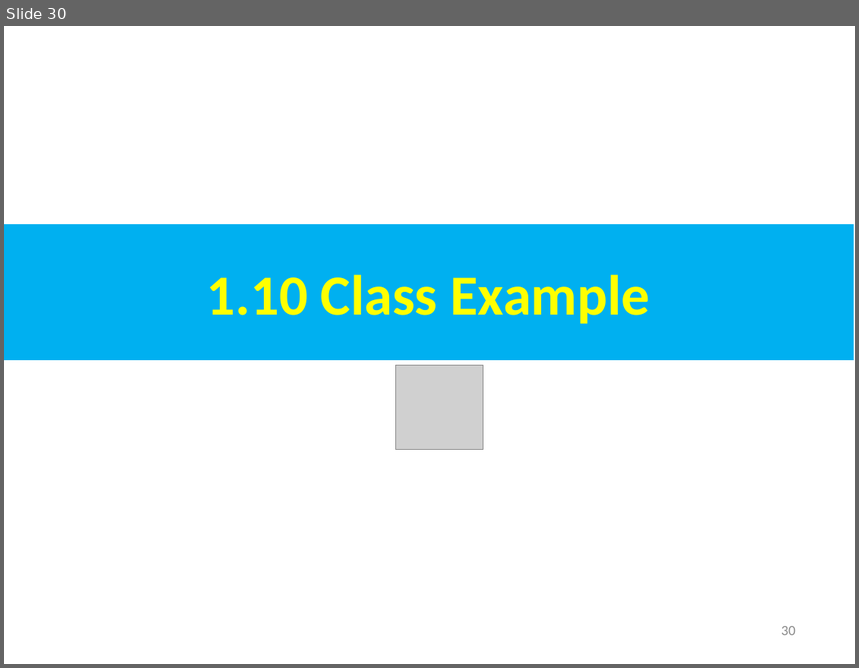
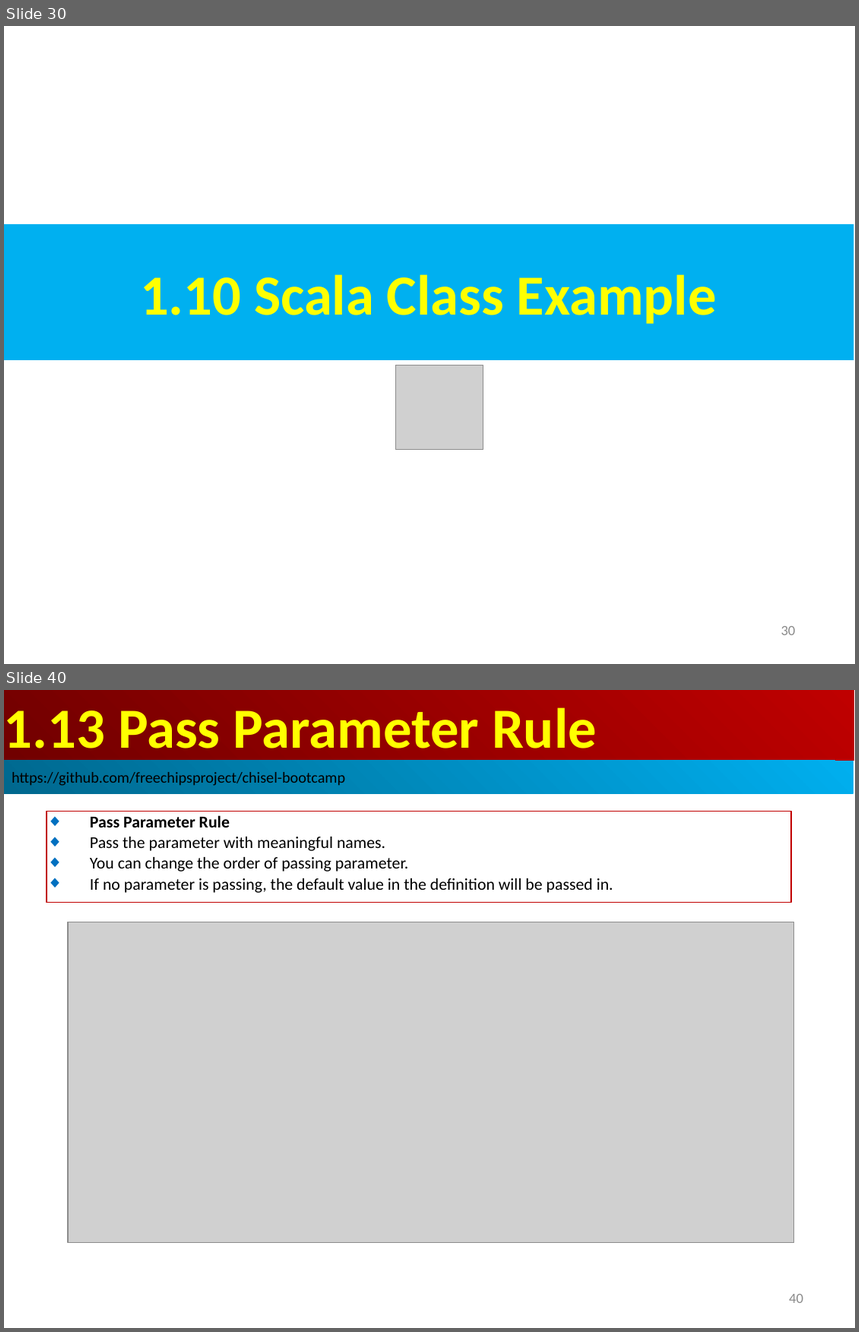
Before and after one commit to peterhchen/AIU_CS800_Chisel, a slide deck: 300_UCB_BC/001_Scala/000_Video/001_Scala.ppt. Shown one above the other, each under a label of ours: slide 30 before the commit, slides 30 and 40 after it; the slides between them are not shown. The pictures are 859x668 and 859x1332 pixels, drawn with LibreOffice and Linux fonts; fonts in the diff are those of the drawing; grey boxes stand for pictures. Boxes give left, top, right and bottom in pixels: in the first picture for what was removed or moved away, otherwise in the second. Text is boxed around its words. In the diff, an @@ line names an element or a change of style, - is before the commit and + after.

```diff
--- a/300_UCB_BC/001_Scala/000_Video/001_Scala.ppt
+++ b/300_UCB_BC/001_Scala/000_Video/001_Scala.ppt
@@ slide 40 added at (4, 690, 855, 1328), background #FFFFFF @@
@@ rectangle added at (4, 690, 854, 761), fill gradient #BF0000 to #710000, 48 pt, text #FFFF00, bold @@
+1.13 Pass Parameter Rule
@@ rectangle added at (4, 761, 854, 794), fill gradient #00AFEF to #00688E, 13 pt, text #000000 @@
+https://github.com/freechipsproject/chisel-bootcamp
@@ rectangle added at (47, 811, 791, 903), outline #C00000 0.74 pt, 14 pt, text #000000 @@
+◆ Pass Parameter Rule
+◆ Pass the parameter with meaningful names.
+◆ You can change the order of passing parameter.
+◆ If no parameter is passing, the default value in the definition will be passed in.
@@ picture added at (68, 923, 794, 1243) @@
@@ page number added at (789, 1294, 804, 1303), 12 pt, text #8B8B8B @@
+40
@@ slide 30 changed as well @@
@@ text in rectangle at (140, 275, 717, 324): text changed @@
-1.10 Class Example
+1.10 Scala Class Example
```
Also in this commit, not shown: 4 other slides changed, 8 other slides added.
